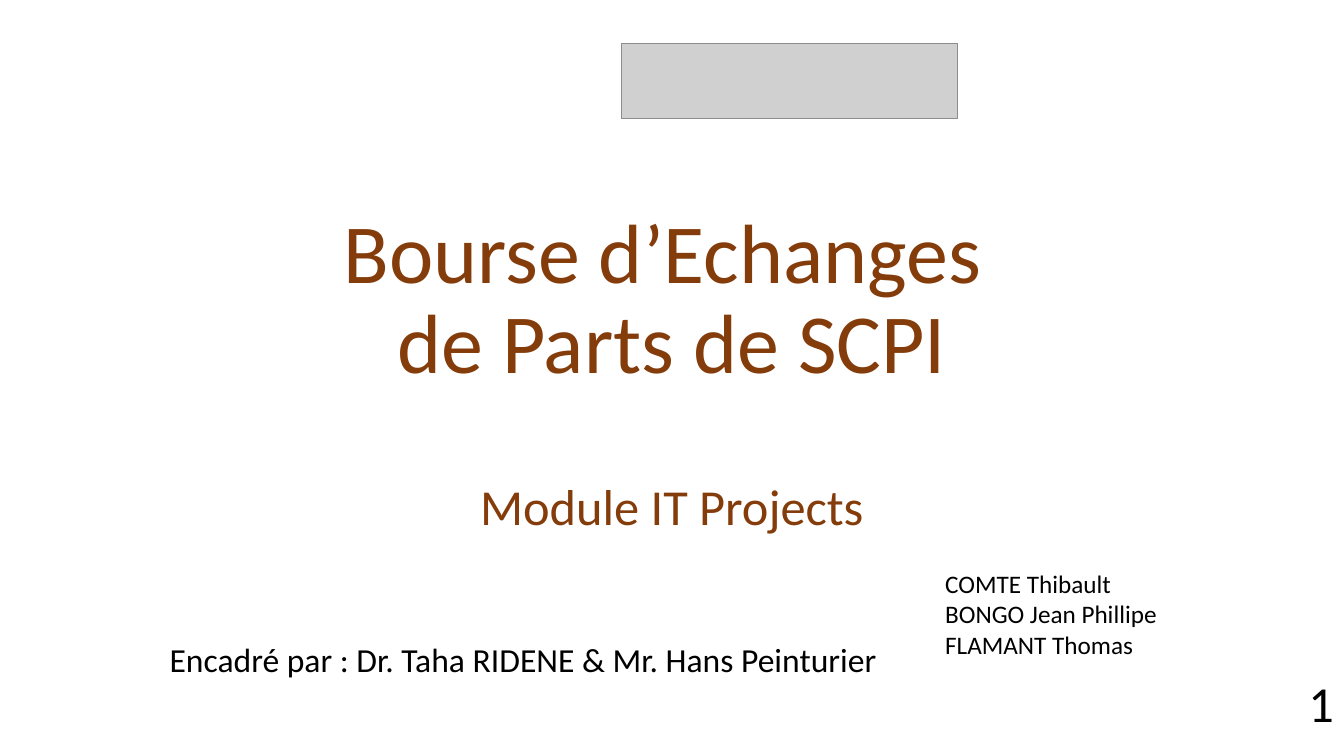
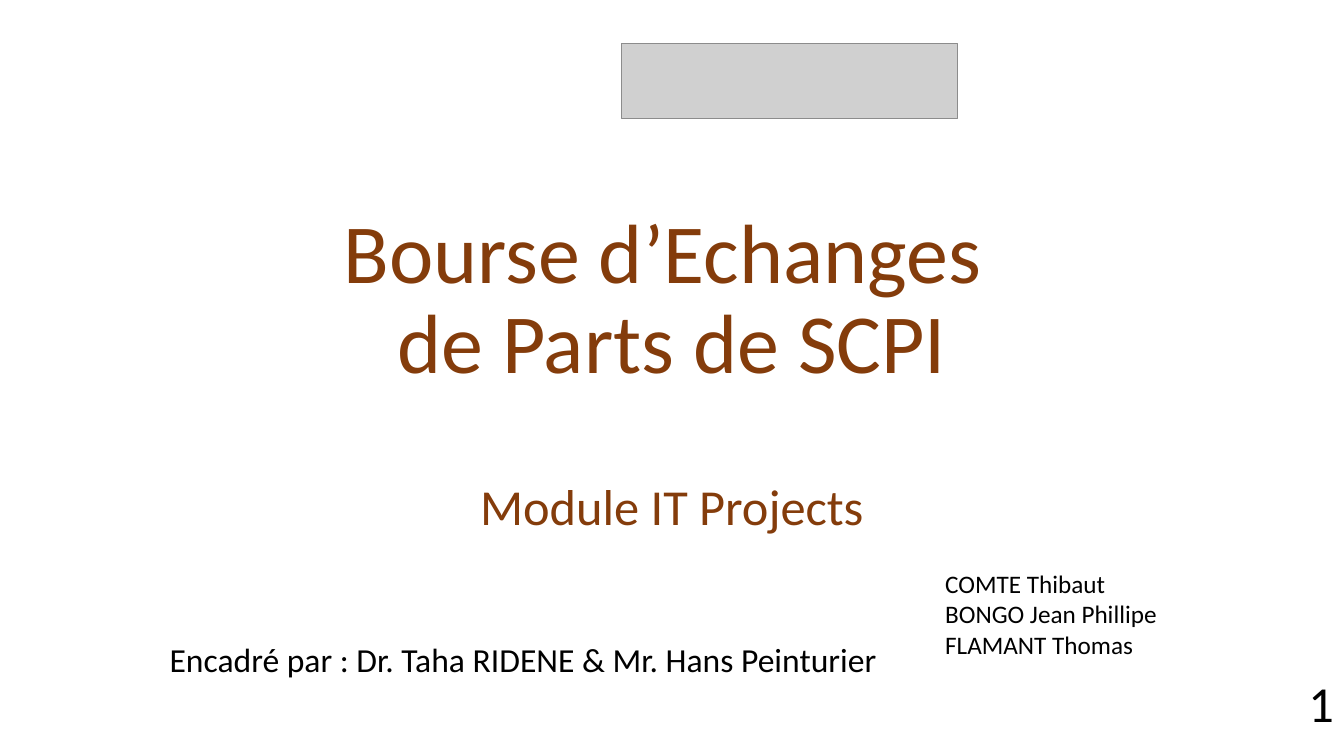
Before and after one commit to Thibaut-Comte/projetIT, a slide deck: slide 1 of PrésentationBourseEchangeSCPI.pptx. Drawn at 1344x756 pixels with LibreOffice and Linux fonts; fonts in the diff are those of the drawing; grey boxes stand for pictures; background and template pictures are left out. Boxes give left, top, right and bottom in pixels: in the first picture for what was removed or moved away, otherwise in the second. Text is boxed around its words. In the diff, an @@ line names an element or a change of style, - is before the commit and + after.

```diff
--- a/PrésentationBourseEchangeSCPI.pptx
+++ b/PrésentationBourseEchangeSCPI.pptx
@@ text at (945,575,1105,593): text changed @@
-COMTE Thibault
+COMTE Thibaut
```
Also in this commit, not shown: 2 other slides changed, 2 slides added, 14 other files.
